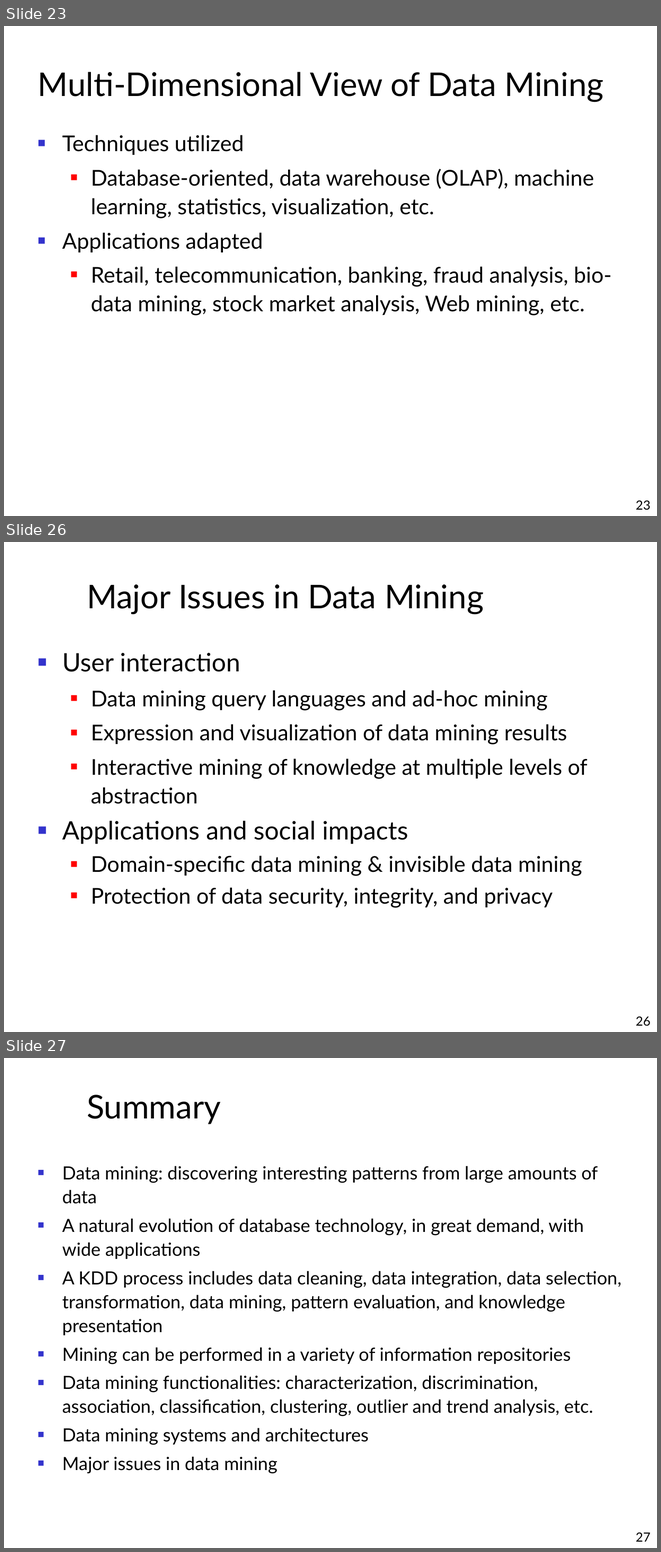
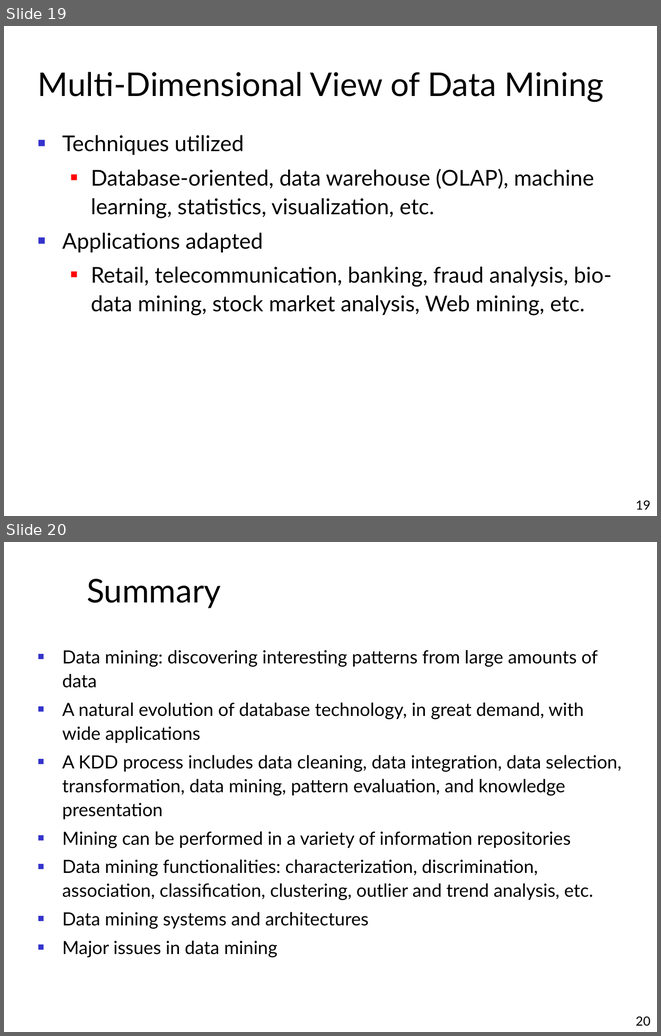
Before and after one commit to alaagamal98/web-based-his, a slide deck: Presentation/Data Mining.ppt. Shown one above the other, each under a label of ours: slides 23, 26 and 27 before the commit, slides 19 and 20 after it; the slides between them are not shown. The pictures are 661x1552 and 661x1036 pixels, drawn with LibreOffice and Linux fonts; fonts in the diff are those of the drawing; background and template pictures are left out. Boxes give left, top, right and bottom in pixels: in the first picture for what was removed or moved away, otherwise in the second. Text is boxed around its words. In the diff, an @@ line names an element or a change of style, - is before the commit and + after.

```diff
--- a/Presentation/Data Mining.ppt
+++ b/Presentation/Data Mining.ppt
@@ slide 26 removed at [4, 542, 657, 1032], background #FFFFFF @@
@@ title removed at [87, 584, 484, 615] @@
-Major Issues in Data Mining
@@ text removed at [62, 653, 588, 908] @@
-■ User interaction
-  ■ Data mining query languages and ad-hoc mining
-  ■ Expression and visualization of data mining results
-  ■ Interactive mining of knowledge at multiple levels of abstraction
-■ Applications and social impacts
-  ■ Domain-specific data mining & invisible data mining
-  ■ Protection of data security, integrity, and privacy
@@ page number removed at [636, 1016, 651, 1026] @@
-26
@@ what was slide 23 is now slide 19 @@
@@ page number at [636, 500, 651, 509]: text changed @@
-23
+19
@@ what was slide 27 is now slide 20 @@
@@ page number at [636, 1016, 651, 1025]: text changed @@
-27
+20
```
Also in this commit, not shown: 4 slides changed, 6 other slides removed, 1 other file.
